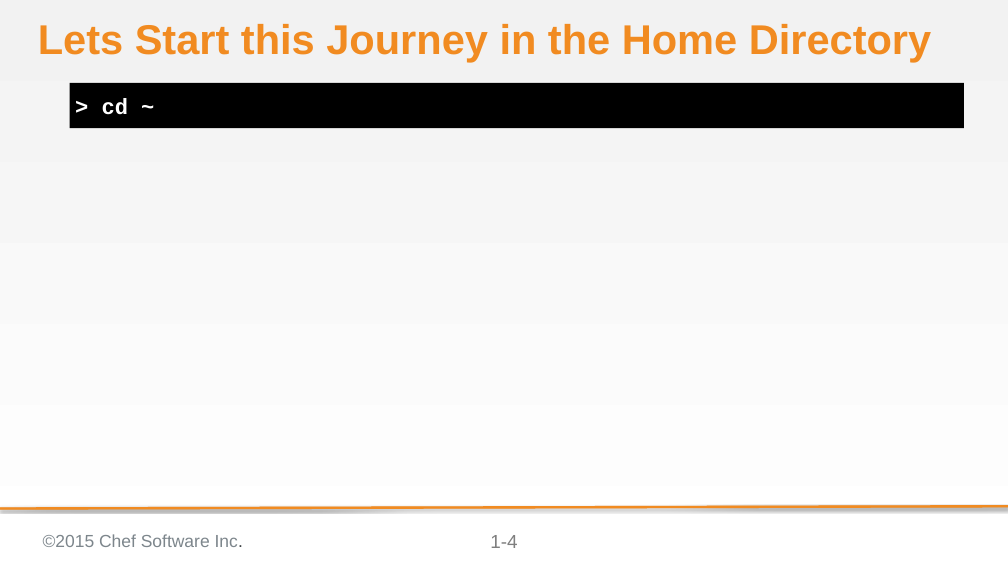
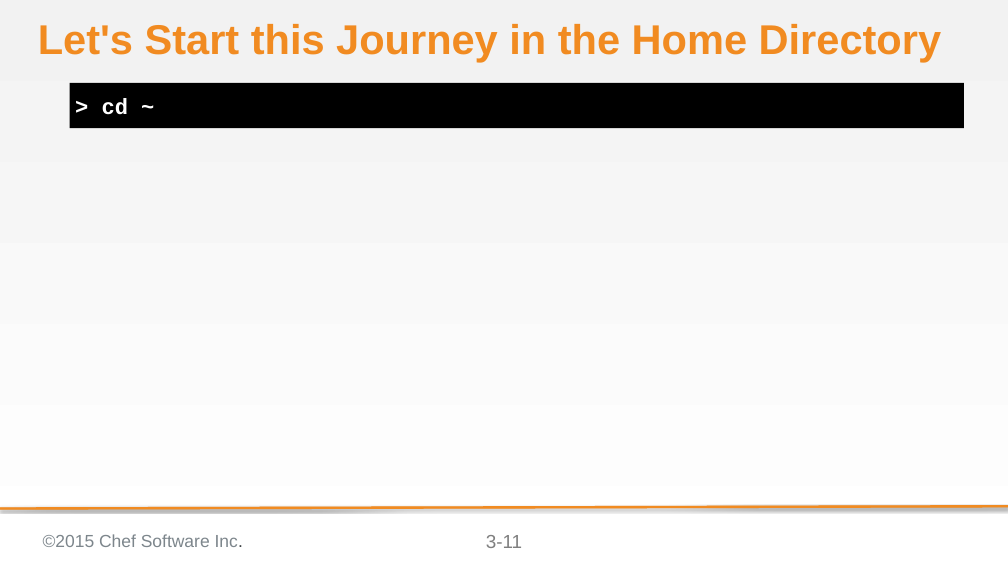
Before and after one commit to chef-training/test_driven_cookbook_development, a slide deck: slide 11 of 03-writing_a_test_first.pptx (slide 4 before the commit). Drawn at 1008x567 pixels with LibreOffice and Linux fonts; fonts in the diff are those of the drawing; background and template pictures are left out. Boxes give left, top, right and bottom in pixels: in the first picture for what was removed or moved away, otherwise in the second. Text is boxed around its words. In the diff, an @@ line names an element or a change of style, - is before the commit and + after.

```diff
--- a/03-writing_a_test_first.pptx
+++ b/03-writing_a_test_first.pptx
@@ title at (38, 24, 941, 62): text changed @@
-Lets Start this Journey in the Home Directory
+Let's Start this Journey in the Home Directory
@@ page number at (486, 535, 522, 548): text changed @@
-1-4
+3-11
```
Also in this commit, not shown: 6 other slides changed, 8 slides added, 6 slides removed.
